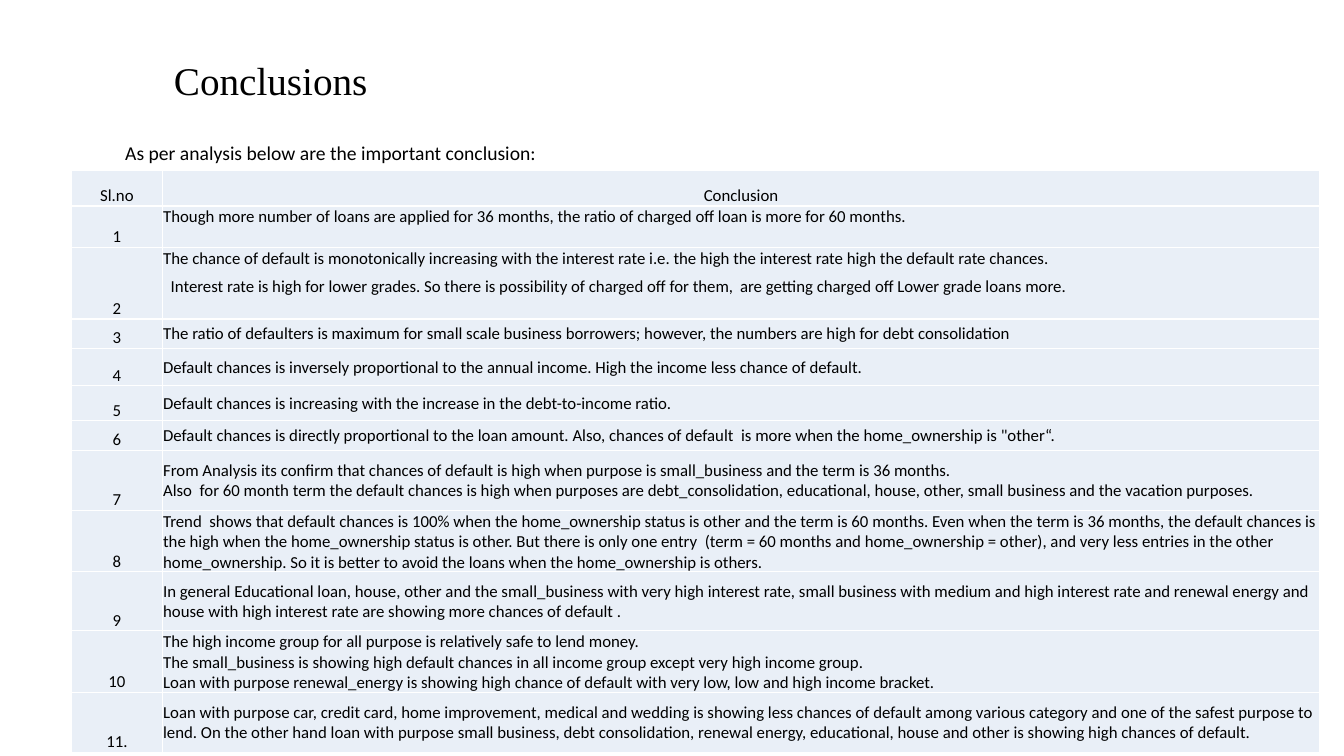
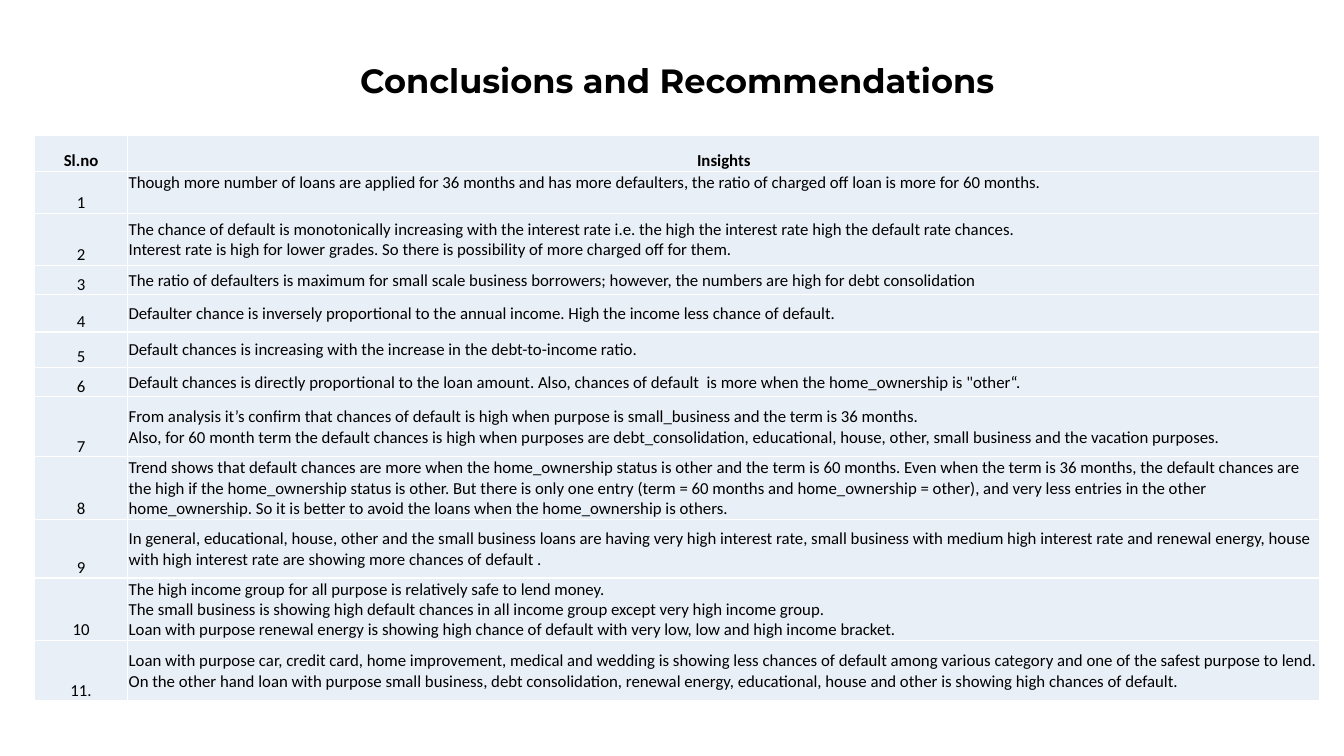
Before and after one commit to shuklavaibhav1994/Lending-Club-Case-Study, a slide deck: slide 22 of Lending_Club_Vaibhav_Pankaj.pptx (slide 21 before the commit). Drawn at 1344x756 pixels with LibreOffice and Linux fonts; fonts in the diff are those of the drawing; background and template pictures are left out. Boxes give left, top, right and bottom in pixels: in the first picture for what was removed or moved away, otherwise in the second. Text is boxed around its words. In the diff, an @@ line names an element or a change of style, - is before the commit and + after.

Commit message:
updating the PPT file

```diff
--- a/Lending_Club_Vaibhav_Pankaj.pptx
+++ b/Lending_Club_Vaibhav_Pankaj.pptx
@@ title at [360,66,994,94]: text changed; size 28 to 24 pt; font Times New Roman to Montserrat; bold on @@
-Conclusions
+Conclusions and Recommendations
@@ table at [34,136,1320,700] @@
-row 1, column 2: Conclusion
+row 1, column 2: Insights
-row 2, column 2: Though more number of loans are applied for 36 months, the ratio of charged off loan is more for 60 months.
+row 2, column 2: Though more number of loans are applied for 36 months and has more defaulters, the ratio of charged off loan is more for 60 months.
-row 3, column 2: The chance of default is monotonically increasing with the interest rate i.e. the high the interest rate high the default rate chances. / Interest rate is high for lower grades. So there is possibility of charged off for them, are getting charged off Lower grade loans more.
+row 3, column 2: The chance of default is monotonically increasing with the interest rate i.e. the high the interest rate high the default rate chances. / Interest rate is high for lower grades. So there is possibility of more charged off for them.
-row 5, column 2: Default chances is inversely proportional to the annual income. High the income less chance of default.
+row 5, column 2: Defaulter chance is inversely proportional to the annual income. High the income less chance of default.
-row 8, column 2: From Analysis its confirm that chances of default is high when purpose is small_business and the term is 36 months. / Also for 60 month term the default chances is high when purposes are debt_consolidation, educational, house, other, small business and the vacation purposes.
+row 8, column 2: From analysis it’s confirm that chances of default is high when purpose is small_business and the term is 36 months. / Also, for 60 month term the default chances is high when purposes are debt_consolidation, educational, house, other, small business and the vacation purposes.
-row 9, column 2: Trend shows that default chances is 100% when the home_ownership status is other and the term is 60 months. Even when the term is 36 months, the default chances is the high when the home_ownership status is other. But there is only one entry (term = 60 months and home_ownership = other), and very less entries in the other home_ownership. So it is better to avoid the loans when the home_ownership is others.
+row 9, column 2: Trend shows that default chances are more when the home_ownership status is other and the term is 60 months. Even when the term is 36 months, the default chances are the high if the home_ownership status is other. But there is only one entry (term = 60 months and home_ownership = other), and very less entries in the other home_ownership. So it is better to avoid the loans when the home_ownership is others.
-row 10, column 2: In general Educational loan, house, other and the small_business with very high interest rate, small business with medium and high interest rate and renewal energy and house with high interest rate are showing more chances of default .
+row 10, column 2: In general, educational, house, other and the small business loans are having very high interest rate, small business with medium high interest rate and renewal energy, house with high interest rate are showing more chances of default .
-row 11, column 2: The high income group for all purpose is relatively safe to lend money. / The small_business is showing high default chances in all income group except very high income group. / Loan with purpose renewal_energy is showing high chance of default with very low, low and high income bracket.
+row 11, column 2: The high income group for all purpose is relatively safe to lend money. / The small business is showing high default chances in all income group except very high income group. / Loan with purpose renewal energy is showing high chance of default with very low, low and high income bracket.
@@ bold on in "Sl.no" @@
@@ table: place and size @@
-table at [72,170,1321,753]
+table at [34,136,1320,700]
@@ text removed at [125,146,536,163] @@
-As per analysis below are the important conclusion:
```
Also in this commit, not shown: 21 other slides changed, 1 slide added.
